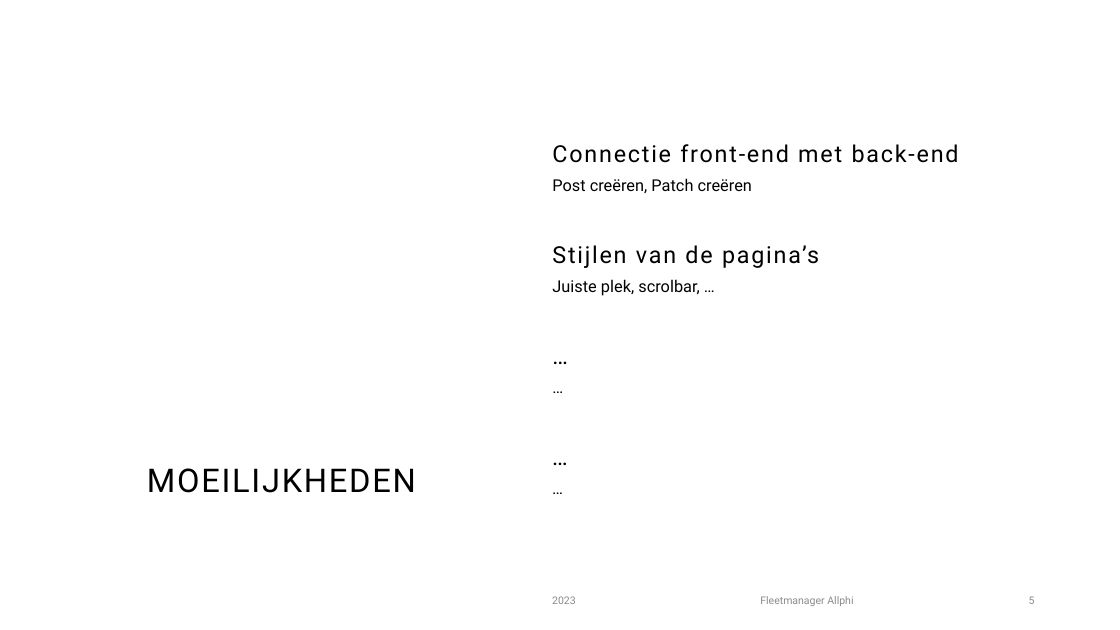
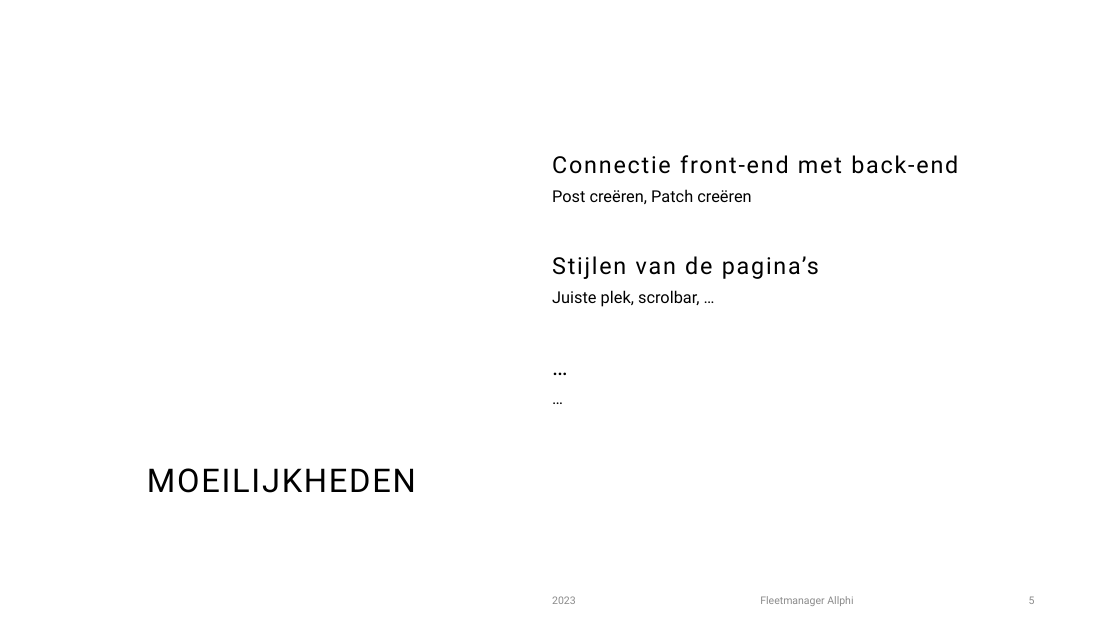
Before and after one commit to Andyke87/Groep4Fleetmanager, a slide deck: slide 5 of Fleetmanager.pptx. Drawn at 1120x630 pixels with LibreOffice and Linux fonts; fonts in the diff are those of the drawing; background and template pictures are left out. Boxes give left, top, right and bottom in pixels: in the first picture for what was removed or moved away, otherwise in the second. Text is boxed around its words. In the diff, an @@ line names an element or a change of style, - is before the commit and + after.

```diff
--- a/Fleetmanager.pptx
+++ b/Fleetmanager.pptx
@@ 6 texts: place and size @@
-6 texts at [544, 144, 1044, 424]
+6 texts at [544, 155, 1043, 435]
@@ text removed at [544, 444, 1043, 477] @@
-…
@@ text removed at [544, 474, 1043, 525] @@
-…
```
Also in this commit, not shown: 1 slide added, 7 other files.
